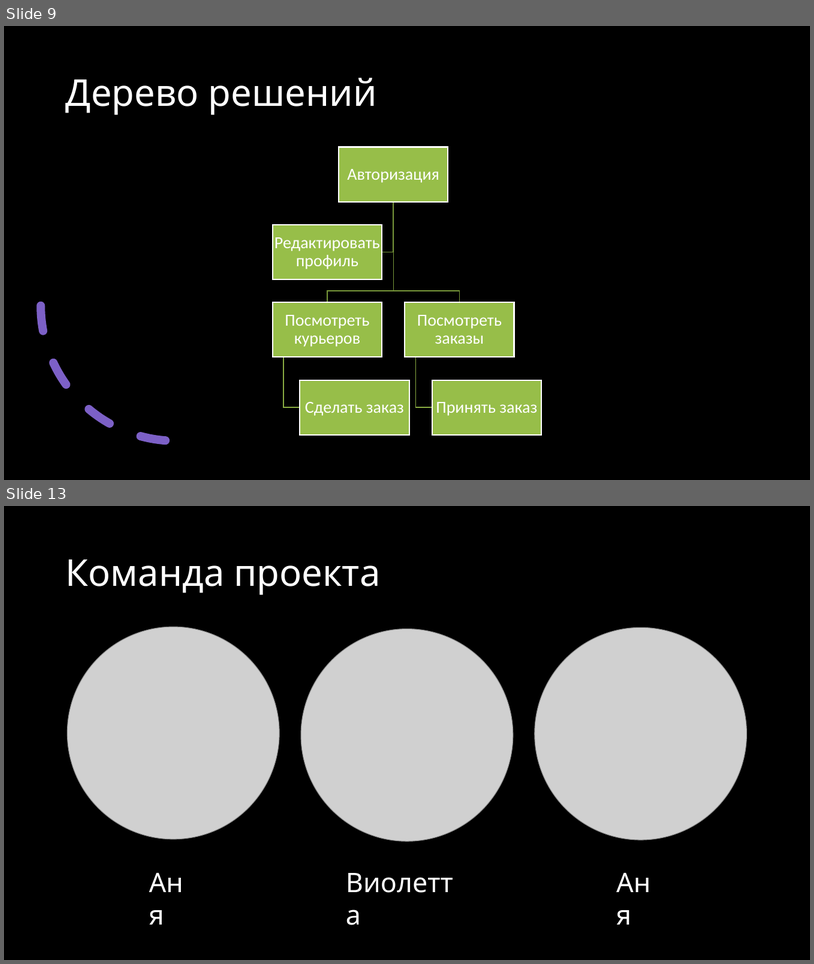
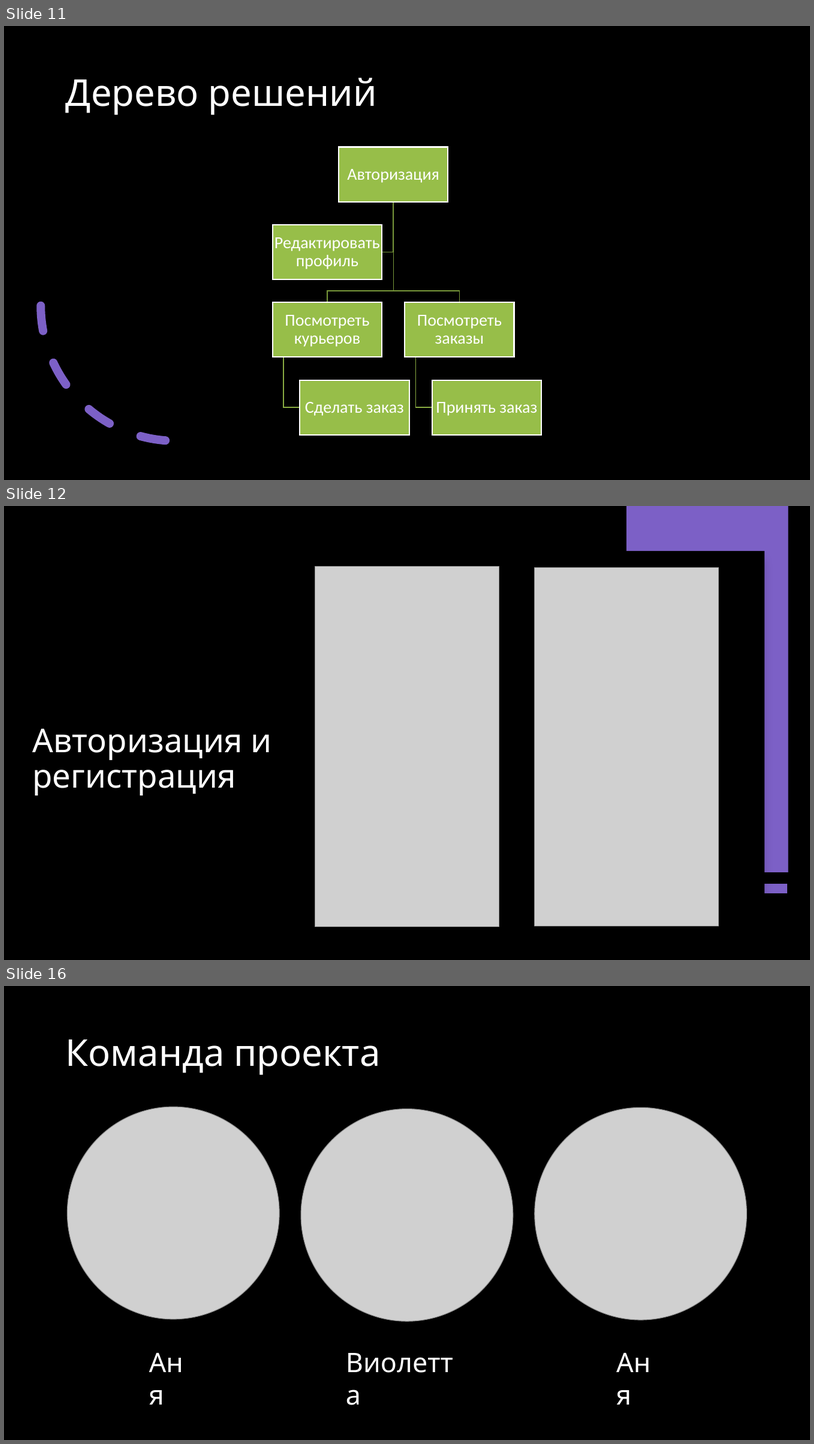
Before and after one commit to Flnchkv/Dostavochka, a slide deck: Презентация.pptx. Shown one above the other, each under a label of ours: slides 9 and 13 before the commit, slides 11, 12 and 16 after it; the slides between them are not shown. The pictures are 814x964 and 814x1444 pixels, drawn with LibreOffice and Linux fonts; fonts in the diff are those of the drawing; grey boxes stand for pictures. Boxes give left, top, right and bottom in pixels: in the first picture for what was removed or moved away, otherwise in the second. Text is boxed around its words. In the diff, an @@ line names an element or a change of style, - is before the commit and + after.

```diff
--- a/Презентация.pptx
+++ b/Презентация.pptx
@@ slide 12 added at bbox=[4, 506, 810, 960], background #000000 @@
@@ rectangle added at bbox=[627, 506, 789, 872], fill #7C60C6 @@
@@ rectangle added at bbox=[257, 551, 765, 925], fill #000000 @@
@@ picture added at bbox=[315, 567, 500, 927] @@
@@ picture added at bbox=[534, 567, 719, 925] @@
@@ title added at bbox=[32, 729, 272, 795], 39 pt, text #FFFFFF @@
+Авторизация и регистрация
@@ line added from (788, 888) to (627, 888), #7C60C6 12 pt @@
@@ what was slide 9 is now slide 11 @@
@@ what was slide 13 is now slide 16 @@
```
Also in this commit, not shown: 4 slides changed, 3 other slides added, 1 slide removed, 2 other files.
